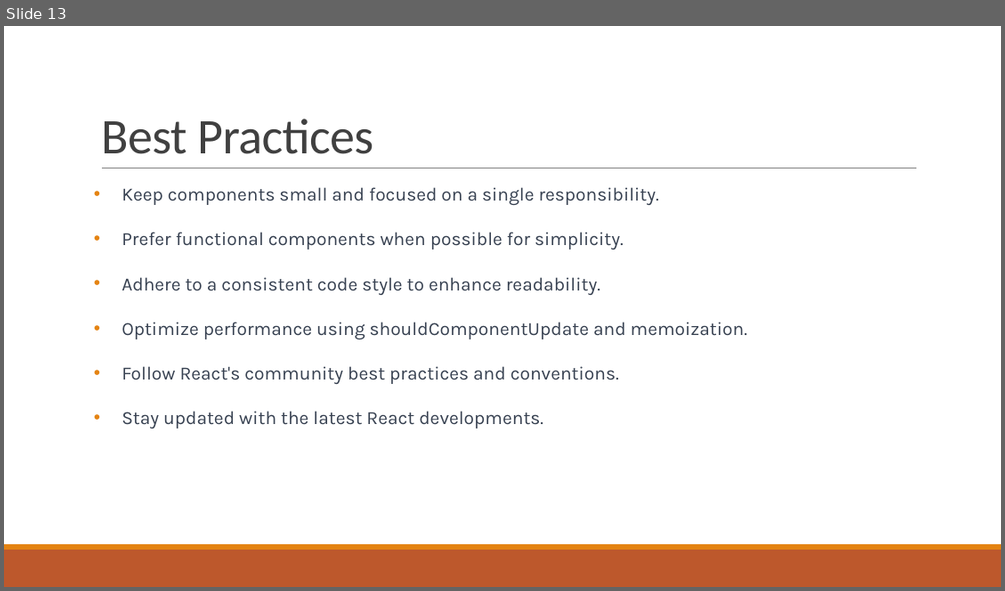
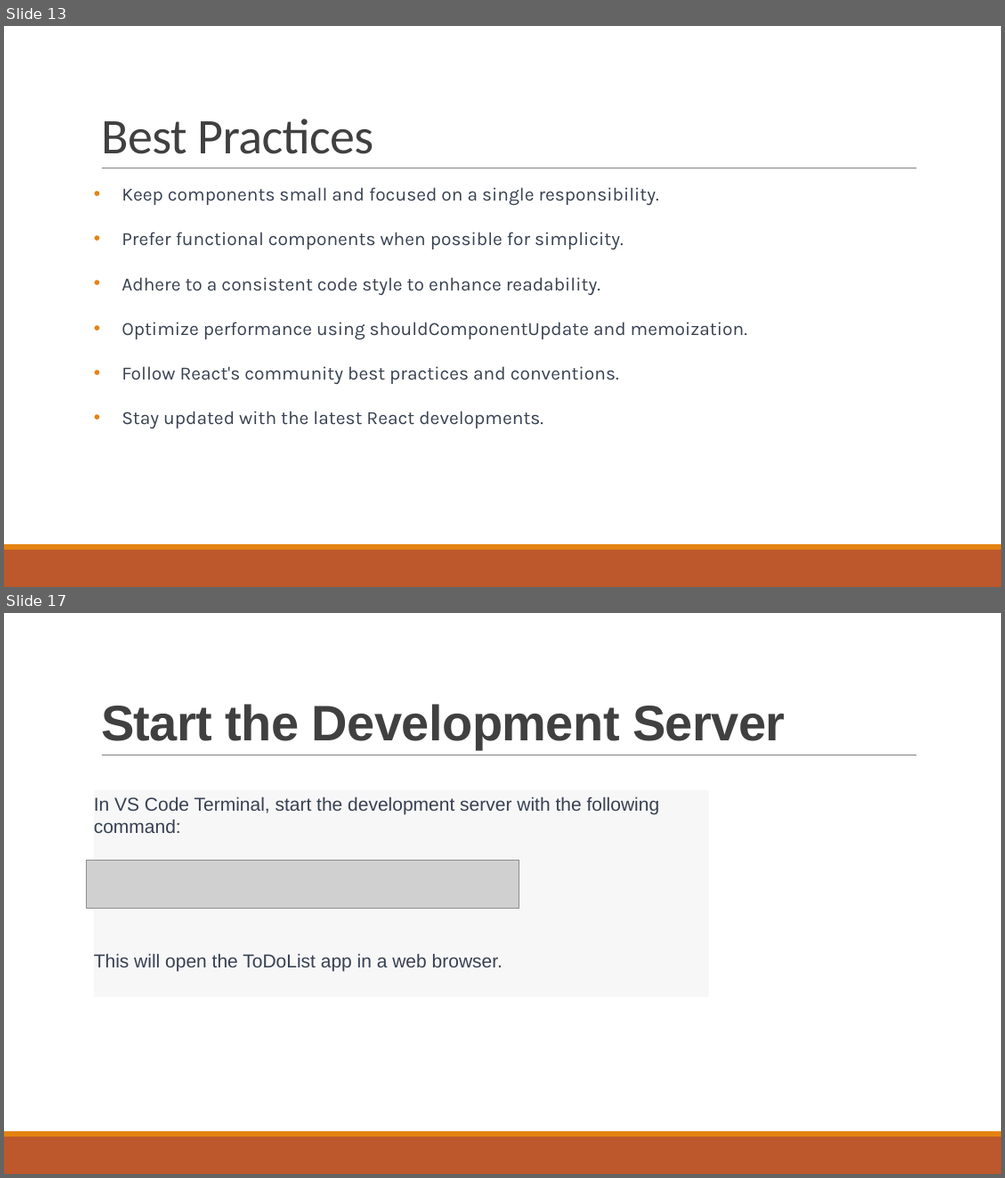
Before and after one commit to satyasingotam/Project1-ModernSwDevelopment, a slide deck: ModernSwDev_Project1/React JS Framework.pptx. Shown one above the other, each under a label of ours: slide 13 before the commit, slides 13 and 17 after it; the slides between them are not shown. The pictures are 1005x591 and 1005x1178 pixels, drawn with LibreOffice and Linux fonts; fonts in the diff are those of the drawing; grey boxes stand for pictures. Boxes give left, top, right and bottom in pixels: in the first picture for what was removed or moved away, otherwise in the second. Text is boxed around its words. In the diff, an @@ line names an element or a change of style, - is before the commit and + after.

```diff
--- a/ModernSwDev_Project1/React JS Framework.pptx
+++ b/ModernSwDev_Project1/React JS Framework.pptx
@@ slide 17 added at bbox=[4, 613, 1001, 1174], background #FFFFFF; not listed: 3 template elements that a slide beside it also shows @@
@@ title added at bbox=[101, 704, 785, 749], 48 pt, text #404040, bold @@
+Start the Development Server
@@ text added at bbox=[94, 787, 708, 1000], fill #F7F7F8, 18 pt, text #374151 @@
+In VS Code Terminal, start the development server with the following command:
+This will open the ToDoList app in a web browser.
@@ picture added at bbox=[86, 860, 519, 908] @@
```
Also in this commit, not shown: 4 other slides added.
